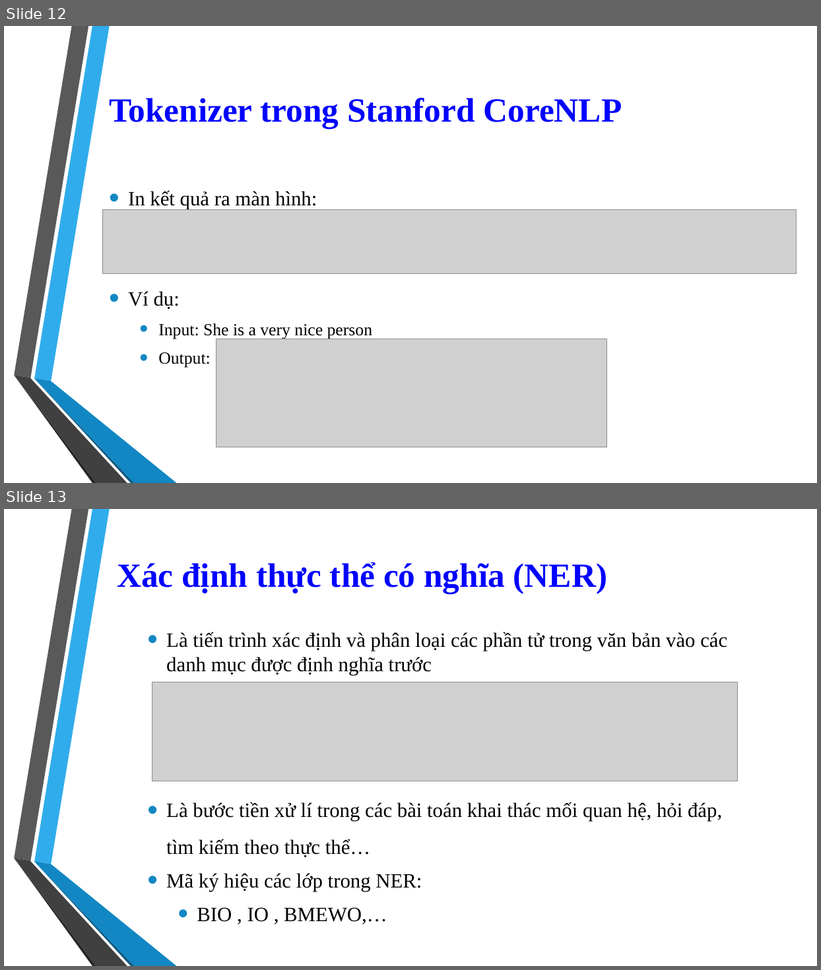
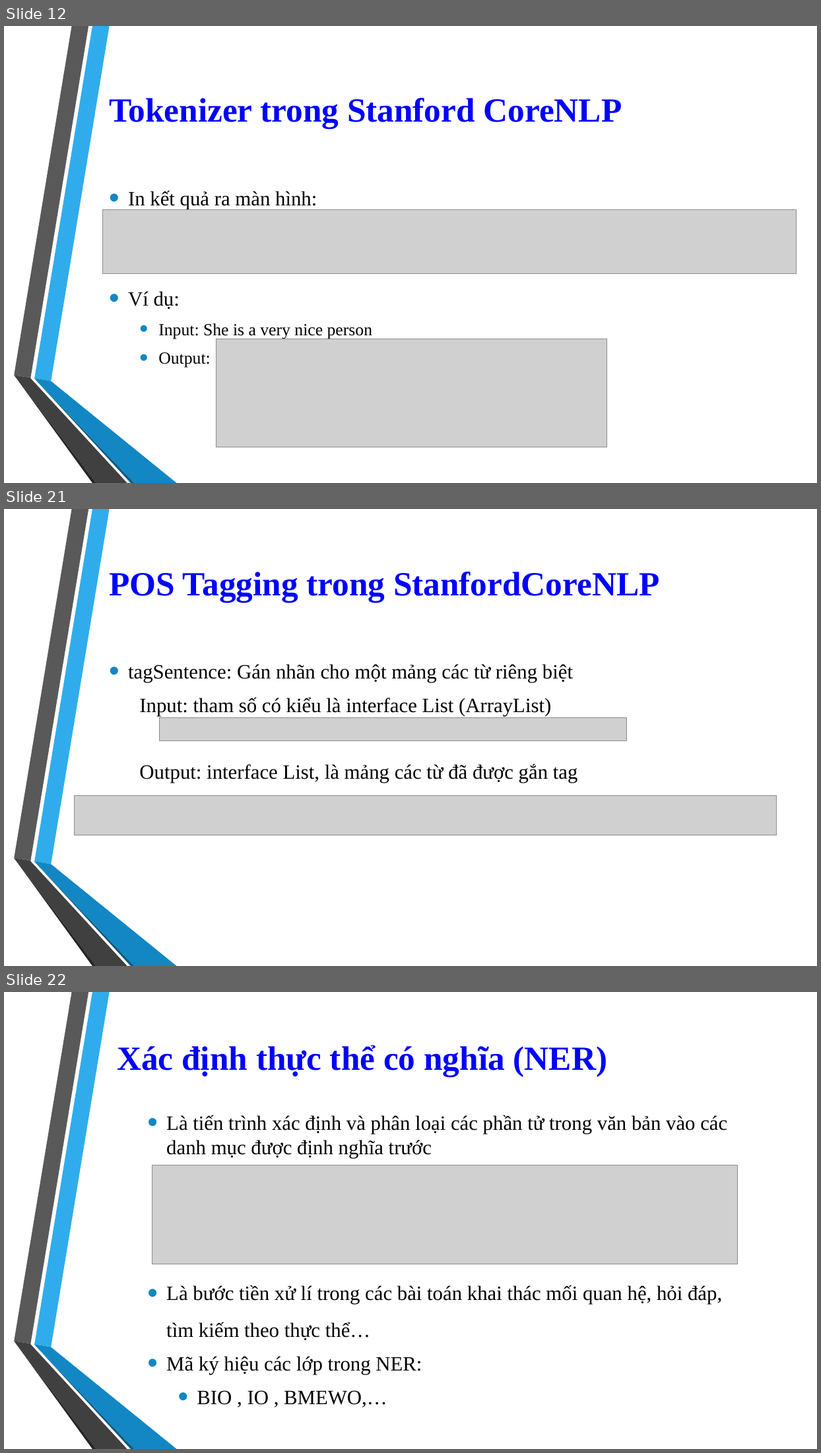
Before and after one commit to 1412520/TextMining, a slide deck: Seminar/Stanford_CoreNLP.pptx. Shown one above the other, each under a label of ours: slides 12 and 13 before the commit, slides 12, 21 and 22 after it; the slides between them are not shown. The pictures are 821x970 and 821x1453 pixels, drawn with LibreOffice and Linux fonts; fonts in the diff are those of the drawing; grey boxes stand for pictures; background and template pictures are left out. Boxes give left, top, right and bottom in pixels: in the first picture for what was removed or moved away, otherwise in the second. Text is boxed around its words. In the diff, an @@ line names an element or a change of style, - is before the commit and + after.

```diff
--- a/Seminar/Stanford_CoreNLP.pptx
+++ b/Seminar/Stanford_CoreNLP.pptx
@@ slide 21 added at (4,509,817,966), background picture (left out); not listed: 6 template elements that a slide beside it also shows @@
@@ title added at (109,572,660,603), 40 pt, text #0000FF, bold @@
+POS Tagging trong StanfordCoreNLP
@@ text added at (128,664,578,783), 24 pt, text #000000 @@
+• tagSentence: Gán nhãn cho một mảng các từ riêng biệt
+Input: tham số có kiểu là interface List (ArrayList)
+Output: interface List, là mảng các từ đã được gắn tag
@@ picture added at (160,718,627,741) @@
@@ picture added at (74,796,776,836) @@
@@ what was slide 13 is now slide 22 @@
```
Also in this commit, not shown: 1 slide changed, 8 other slides added, 2 other files.
